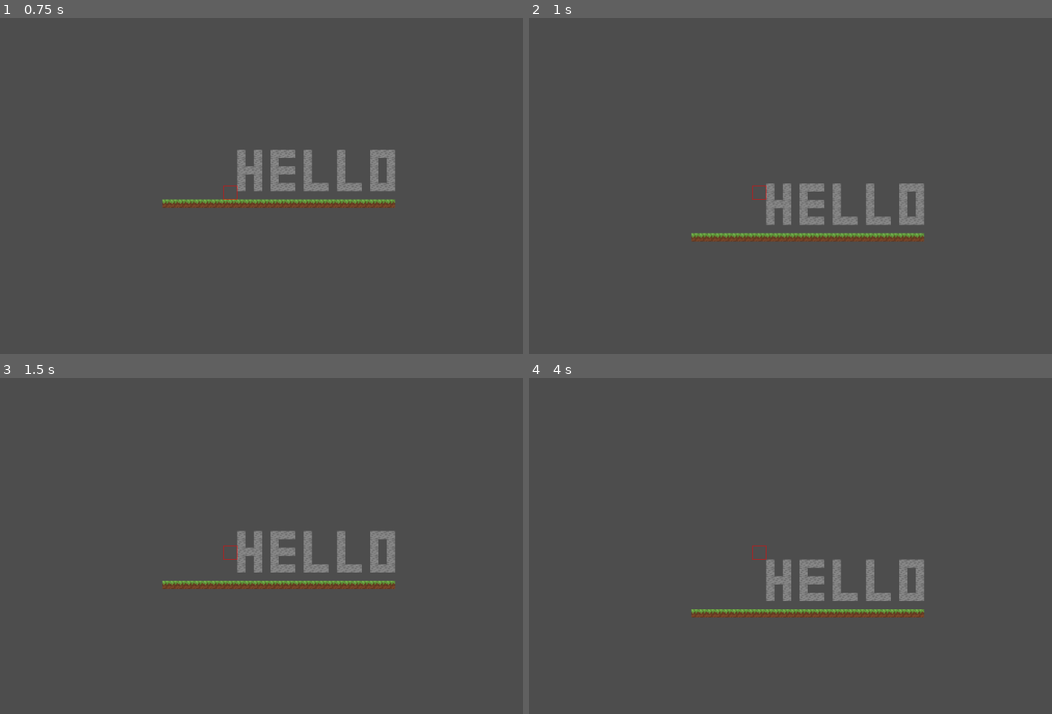
Above: before the commit, frames 1-4 (two rows, left to right).
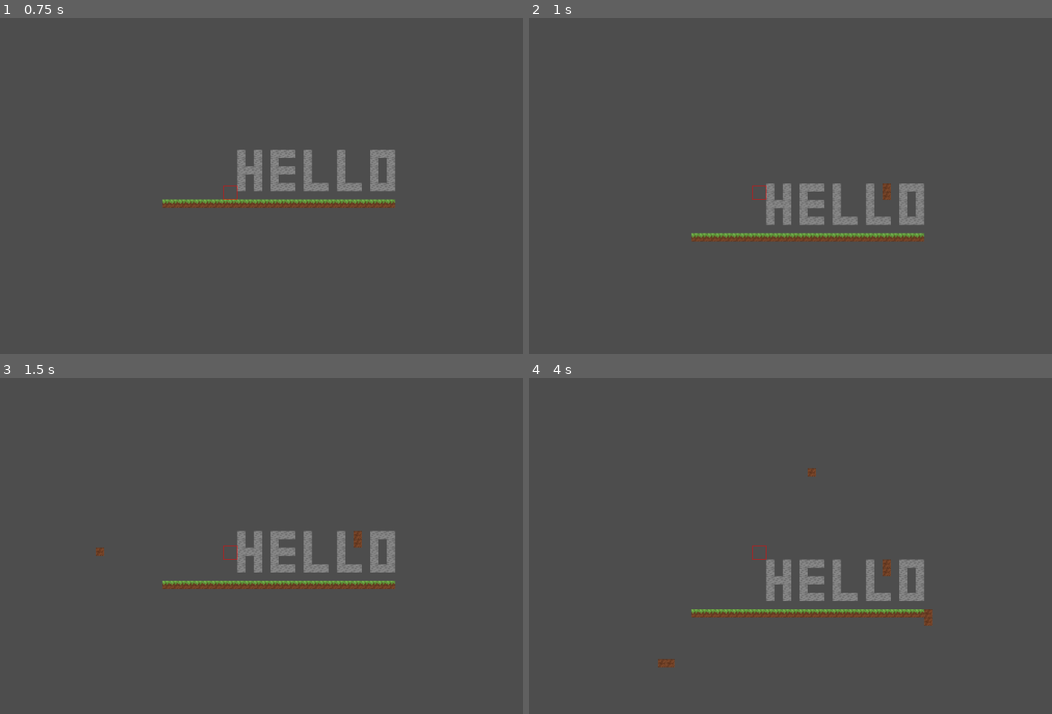
Above: after the commit, the same moments.

Repository: comedy01/blockgame
Game: Godot game, scene res://world.tscn
The game is run twice, just before and just after one commit, with the same random seed, the same clock (stepped at 60 frames per second) and the same inputs.
Inputs (mouse positions are in pixels of both pictures, inside the frame that each line leads up to):
- Up to frame 1 (0.75 s): move the mouse to (355, 169) at 0.52 s; press the mouse at (355, 169) at 0.53 s; hold Right (move_right) from 0.53 s (still down)
- Up to frame 2 (1 s): keep holding Right (move_right); tap W (move_up) at 0.77 s; right-click (884, 169) at 0.8 s
- Up to frame 3 (1.5 s): keep holding Right (move_right); move the mouse to (104, 562) at 1.27 s; release the mouse at (104, 562) at 1.28 s; right-click (104, 562) at 1.35 s
- Up to frame 4 (4 s): tap W (move_up) at 1.52, 3.02, 3.77 s; click (633, 562) at 1.55 s; move the mouse to (811, 472) at 2.02 s; release Right (move_right) at 2.03 s; press the mouse at (811, 472) at 2.03 s; hold Left (move_left) 2.03-2.78 s; right-click (811, 472) at 2.3 s; move the mouse to (722, 613) at 2.77 s; release the mouse at (722, 613) at 2.78 s; hold Right (move_right) from 2.78 s (still down); right-click (722, 613) at 2.85 s; click (722, 613) at 3.05 s; move the mouse to (931, 596) at 3.52 s; press the mouse at (931, 596) at 3.53 s; right-click (931, 596) at 3.8 s

Frame 1 is identical in both runs. In frame 2, less than 0.1% of the frame differs, in the area x 67-70%, y 49-55%; in frame 3, 0.1%; in frame 4, 0.3%, in the area x 24-78%, y 26-87%.

Commit message:
Place and break blocks

Diff:
--- a/TileMap.gd
+++ b/TileMap.gd
@@ -1,10 +1,13 @@
 extends TileMap
 
+const SELECTED_BLOCK = Vector2(3, 1) # dirt for now
+
+func selected_tile() -> Vector2:
+	return local_to_map(get_global_mouse_position())
+
 func _process(delta: float) -> void:
-	if (Input.is_action_just_pressed("left_click")):
-		var tile: Vector2 = local_to_map(get_global_mouse_position())
-		set_cell(0, tile, 0, Vector2i.ZERO)
+	if (Input.is_action_pressed("left_click")):
+		erase_cell(0, selected_tile())
 
-	if (Input.is_action_just_pressed("right_click")):
-		var tile: Vector2 = local_to_map(get_global_mouse_position())
-		erase_cell(0, tile)
+	if (Input.is_action_pressed("right_click")):
+		set_cell(0, selected_tile(), 0, SELECTED_BLOCK)
